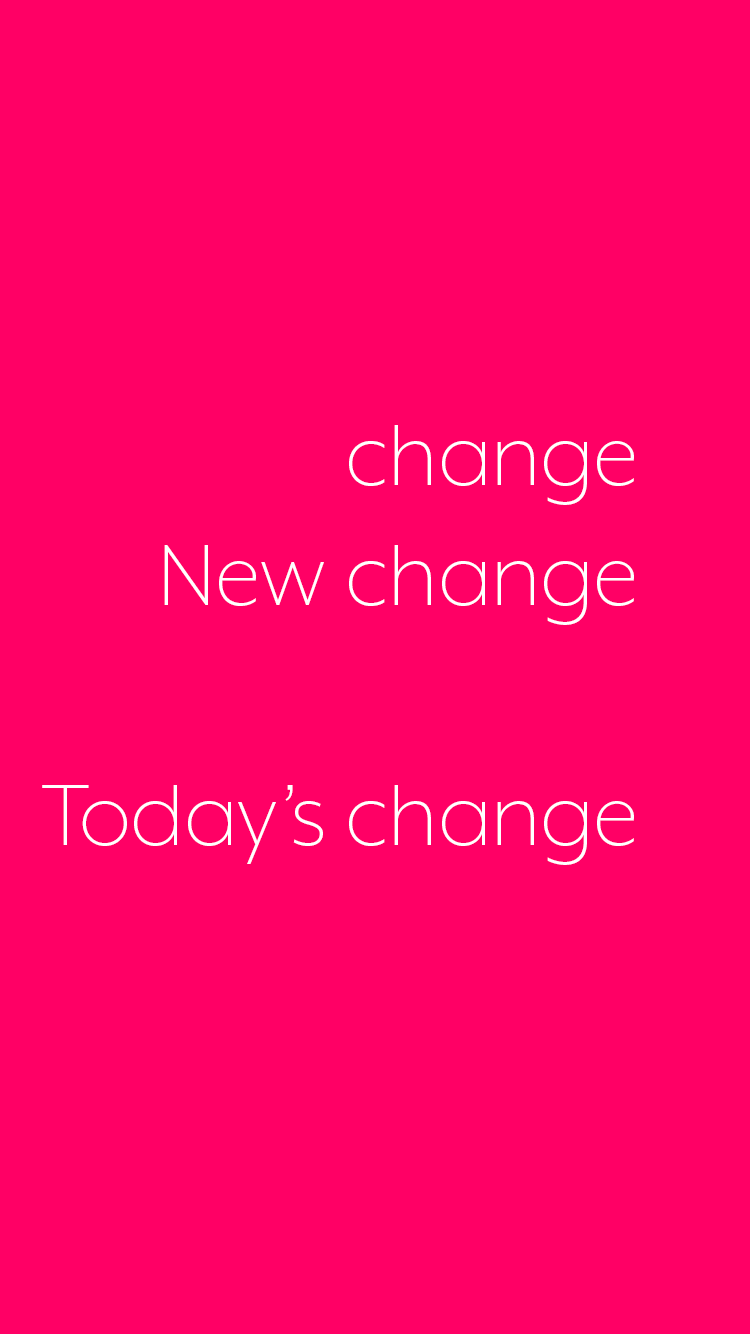
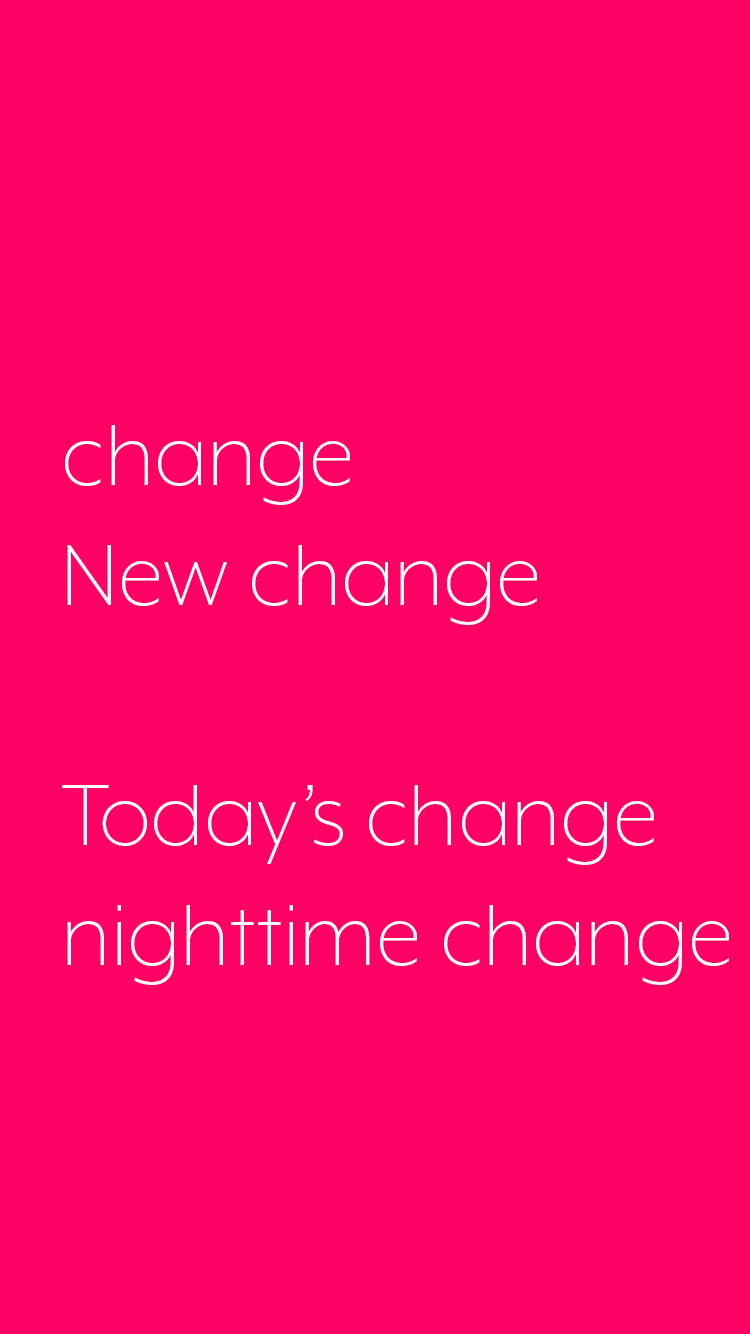
Layers edited between the first and the second 750 × 1334 image:
renamed "change New change Today’s change" to "change New change Today’s change nighttime change", painted on it over bbox(42, 425, 729, 985)
